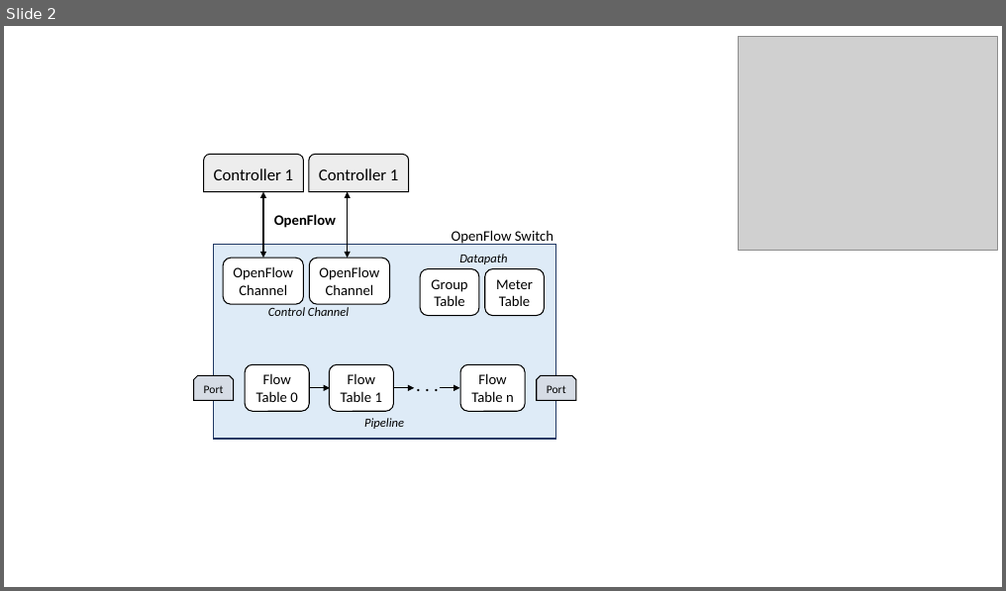
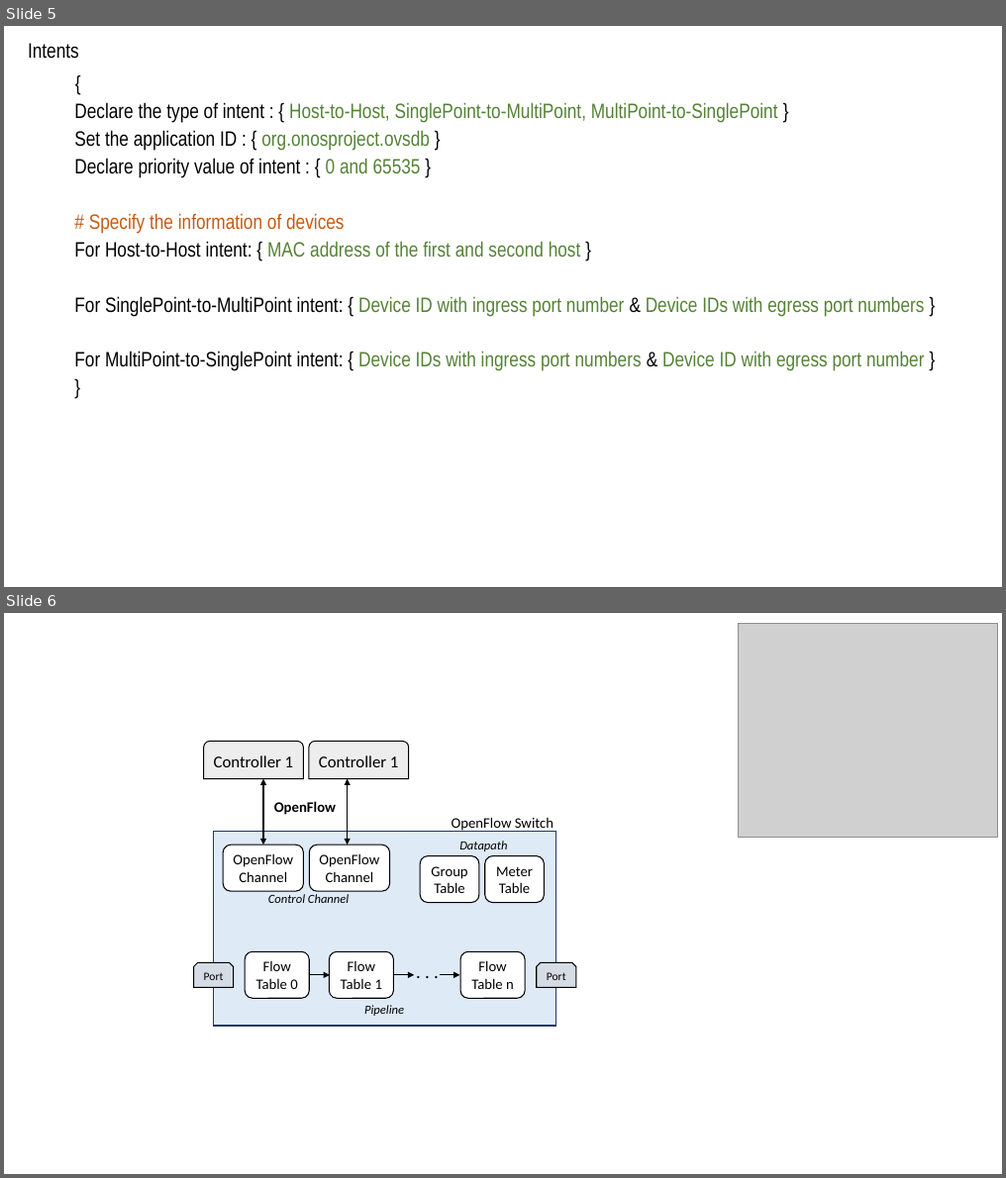
Before and after one commit to harshal-vaze/Software-Defined-Networking-with-ONOS, a slide deck: Content/Diagrams.pptx. Shown one above the other, each under a label of ours: slide 2 before the commit, slides 5 and 6 after it. The pictures are 1006x591 and 1006x1178 pixels, drawn with LibreOffice and Linux fonts; fonts in the diff are those of the drawing; grey boxes stand for pictures. Boxes give left, top, right and bottom in pixels: in the first picture for what was removed or moved away, otherwise in the second. Text is boxed around its words. In the diff, an @@ line names an element or a change of style, - is before the commit and + after.

```diff
--- a/Content/Diagrams.pptx
+++ b/Content/Diagrams.pptx
@@ slide 5 added at (4,26,1002,587), background #FFFFFF @@
@@ text added at (28,43,924,372), 20 pt, text #548235 @@
+Intents
+{
+  Declare the type of intent : { Host-to-Host, SinglePoint-to-MultiPoint, MultiPoint-to-SinglePoint }
+  Set the application ID : { org.onosproject.ovsdb }
+  Declare priority value of intent : { 0 and 65535 }
+  # Specify the information of devices
+  For Host-to-Host intent: { MAC address of the first and second host }
+  For SinglePoint-to-MultiPoint intent: { Device ID with ingress port number & Device IDs with egress port numbers }
+  For MultiPoint-to-SinglePoint intent: { Device IDs with ingress port numbers & Device ID with egress port number }
+  }
@@ what was slide 2 is now slide 6 @@
```
Also in this commit, not shown: 5 other slides added, 5 other files.
